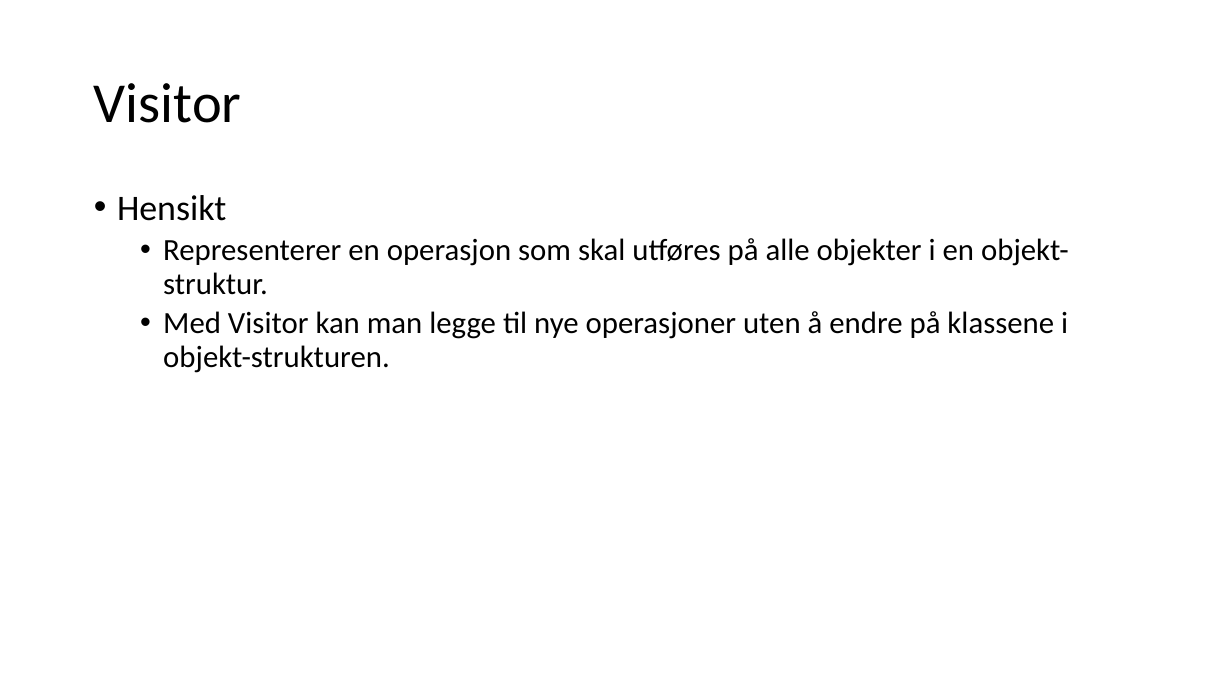
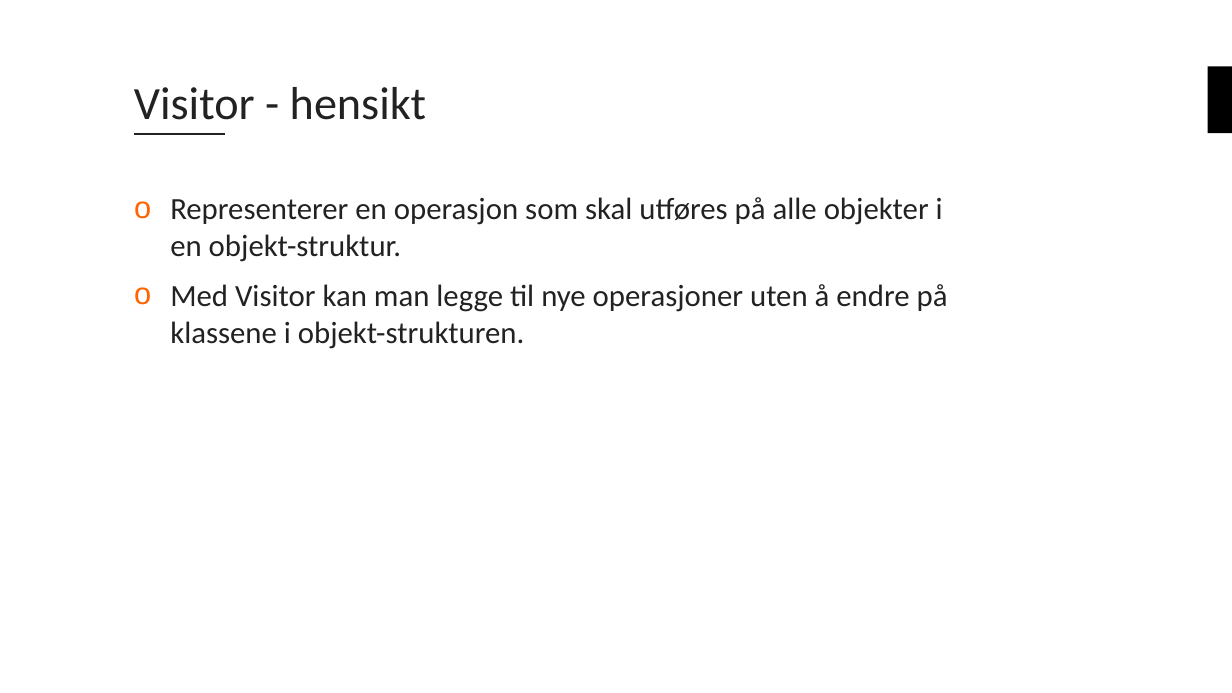
Before and after one commit to bouvet/VisitorAndStrategyPattern, a slide deck: slide 1 of Presentasjon.pptx. Drawn at 1232x693 pixels with LibreOffice and Linux fonts; fonts in the diff are those of the drawing; background and template pictures are left out. Boxes give left, top, right and bottom in pixels: in the first picture for what was removed or moved away, otherwise in the second. Text is boxed around its words. In the diff, an @@ line names an element or a change of style, - is before the commit and + after.

```diff
--- a/Presentasjon.pptx
+++ b/Presentasjon.pptx
@@ title "Visitor - hensikt" at bbox=[134, 87, 426, 120]: vertical alignment middle to bottom @@
@@ title at bbox=[134, 87, 426, 120]: text changed; size 44 to 36 pt; text colour #000000 to #222222 @@
-Visitor
+Visitor - hensikt
@@ rectangle added at bbox=[1208, 67, 1232, 133], fill #000000 @@
@@ line added from (134, 134) to (226, 134), #222222 2 pt @@
@@ text at bbox=[117, 195, 226, 221]: paragraph removed @@
-• Hensikt
@@ text "Representerer en operasjon som skal ...": place and size @@
-text "Representerer en operasjon som skal ..." at bbox=[117, 195, 1069, 373]
+text "Representerer en operasjon som skal ..." at bbox=[170, 197, 948, 349]
@@ text "Representerer en operasjon som skal ..." at bbox=[170, 197, 948, 349]: text colour #000000 to #222222; bullet • to o; list level 2 to 1 in "Representerer en operasjon som skal ..."; line spacing 0.9 to 1; list level 2 to 1 in "Med Visitor kan man legge ..." @@
```
Also in this commit, not shown: 5 other slides changed, 1 slide added, 1 slide removed.
